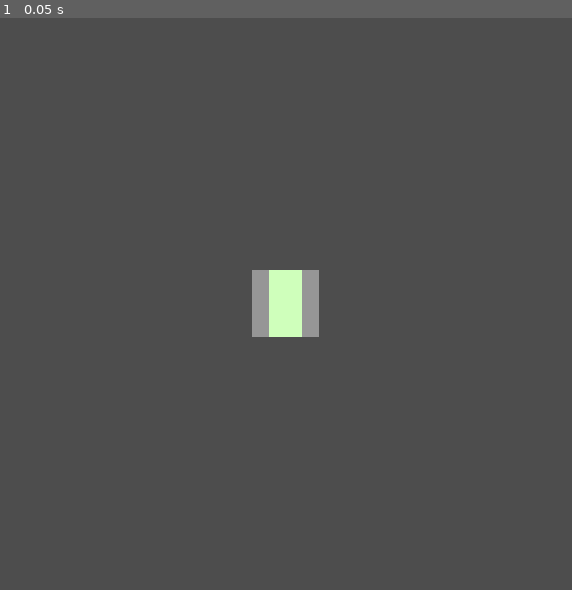
Above: before the commit, frame 1.
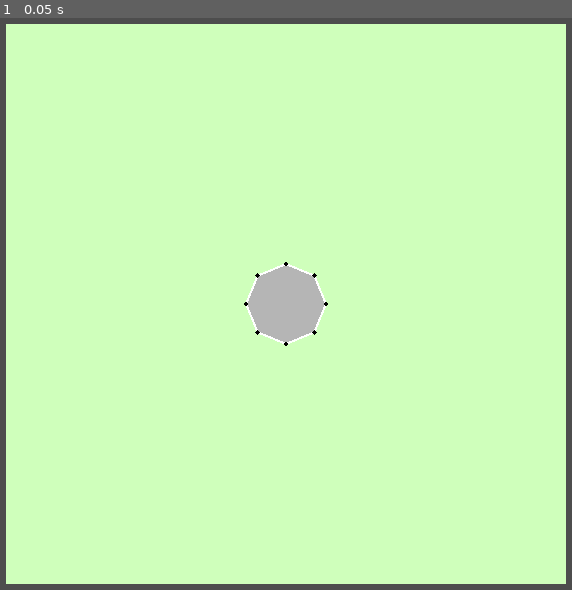
Above: after the commit, the same moment.

Repository: Pe3Hu/rangi
Game: Godot game, scene res://scene/Game.tscn
Two runs of this game, one before a commit and one after it. Both use one fixed random seed, a clock stepped at 60 frames per second and the inputs below.
Inputs:
- Up to frame 1 (0.05 s): no input

The runs differ from the first frame. In frame 1, 96% of the frame differs, in the area x 1-99%, y 1-99%.
Error before the commit: Invalid access to property or key 'continent' on a base object of type 'Dictionary'. (res://scene/10/sequoia.gd:9)

Commit message:
update version 0.0032
1. Development of set_forest_based_on_glade function has begun

Diff:
--- a/scene/10/forest.gd
+++ b/scene/10/forest.gd
@@ -7,99 +7,23 @@
 func set_parent(parent_) -> void:
 	parent = parent_
 	set_vertexs()
-	update_label_based_on_index()
+	#update_color_based_on_forest_ring()
 
 
 func set_vertexs() -> void:
 	var vertexs = []
 
-	for pilier in parent.dict.pilier:
-		var vertex = pilier.scene.myself.position
-		parent.vec.center += vertex
+	for sequoia in parent.arr.sequoia:
+		var vertex = sequoia.scene.myself.position
 		vertexs.append(vertex)
 
-	parent.vec.center /= vertexs.size()
-	parent.vec.center -= Global.vec.size.node.spielkarte * 0.33
-	parent.vec.center.x -= 8
 	set_polygon(vertexs)
 
 
-func paint_black() -> void:
-	set_color(Color.GRAY)
-	update_color_based_on_cluster_breath()
-
-
-func update_color_based_on_cluster_ring() -> void:
-	if parent.obj.cluster.num.ring != null:
-		var max_h = 360.0
-		var h = float(parent.obj.cluster.num.ring) / Global.num.size.cluster.ring
-		var s = 0.25
-		var v = 1
-		var color_ = Color.from_hsv(h, s, v)
-		set_color(color_)
-	else:
-		paint_black()
-
-
-func update_color_based_on_cluster_breath() -> void:
+func update_color_based_on_forest_ring() -> void:
 	var max_h = 360.0
-	var h = 0
-	var s = 0.0
-	var v = float(parent.obj.cluster.num.breath) / Global.num.size.cluster.breath
-	var color_ = Color.from_hsv(h, s, v)
-	set_color(color_)
-
-
-func update_color_based_on_cluster() -> void:
-	var max_h = 360.0
-	var size = Global.num.size.continent
-	var index = size.cluster * parent.obj.cluster.vec.grid.y + parent.obj.cluster.vec.grid.x
-	var h = float(index) / (size.cluster * size.cluster)#* Global.num.size.terres.n)
+	var h = float(parent.num.ring) / Global.num.size.sanctuary.ring
 	var s = 0.25
 	var v = 1
 	var color_ = Color.from_hsv(h, s, v)
 	set_color(color_)
-
-
-func recolor_based_on_compartment(compartment_: Classes_8.Compartment) -> void:
-	var color_ = compartment_.color.bg
-
-	if compartment_.word.type.current == "gateway":
-		color_ = compartment_.obj.schematic.obj.tool.obj.design.obj.branch.obj.badge.color.bg
-
-	set_color(color_)
-
-
-func update_color_based_on_terrain() -> void:
-	var max_h = 360.0
-	var s = 0.25
-	var v = 1
-	var h = 0
-
-	match parent.word.terrain:
-		"jungle":
-			h = 210/max_h#120/max_h
-		"mountain":
-			h = 0/max_h#60/max_h
-		null:
-			return
-
-	print(parent,parent.word.terrain)
-	var color_ = Color.from_hsv(h, s, v)
-	set_color(color_)
-
-
-func update_label_based_on_index() -> void:
-	var index = Global.num.size.continent.col * parent.vec.grid.y + parent.vec.grid.x
-	$Label.position = parent.vec.center
-	$Label.text = str(index)
-
-
-func update_label_based_on_mastery() -> void:
-	var mastery = parent.obj.compartment.num.mastery
-	$Label.position = parent.vec.center
-	$Label.text = str(mastery)
-
-
-func hide_label() -> void:
-	$Label.visible = false
--- a/scene/10/forest.tscn
+++ b/scene/10/forest.tscn
@@ -4,9 +4,11 @@
 [ext_resource type="FontFile" uid="uid://vmn50n25lcld" path="res://asset/font/Marlboro.ttf" id="2_ndb2h"]
 
 [node name="Forest" type="Polygon2D"]
+color = Color(0.709804, 0.709804, 0.709804, 1)
 script = ExtResource("1_oktw0")
 
 [node name="Label" type="Label" parent="."]
+visible = false
 anchors_preset = 8
 anchor_left = 0.5
 anchor_top = 0.5
--- a/scene/10/glade.gd
+++ b/scene/10/glade.gd
@@ -10,24 +10,6 @@
 
 
 func set_vertexs() -> void:
-	for pilier in parent.arr.pilier:
-		var point = pilier.scene.myself.position
+	for sequoia in parent.arr.sequoia:
+		var point = sequoia.scene.myself.position
 		add_point(point)
-
-
-func update_color_by_terrain() -> void:
-	var max_h = 360.0
-	var s = 0.75
-	var v = 1
-	var h = 0
-
-	match parent.word.terrain:
-		"jungle":
-			h = 210/max_h#120/max_h
-		"mountain":
-			h = 0/max_h#60/max_h
-		null:
-			return
-
-	print(parent.word.terrain)
-	default_color = Color.from_hsv(h,s,v)
--- a/scene/10/glade.tscn
+++ b/scene/10/glade.tscn
@@ -4,5 +4,4 @@
 
 [node name="Glade" type="Line2D"]
 width = 2.0
-default_color = Color(0, 0, 0, 1)
 script = ExtResource("1_47ssk")
--- a/scene/10/sanctuary.gd
+++ b/scene/10/sanctuary.gd
@@ -10,4 +10,5 @@
 
 
 func update_rec_size() -> void:
-	custom_minimum_size = Vector2(Global.vec.size.node.spielkarte)
+	custom_minimum_size = Vector2(Global.vec.size.node.sanctuary)
+	parent.vec.offset = custom_minimum_size * 0.5
--- a/scene/10/sanctuary.tscn
+++ b/scene/10/sanctuary.tscn
@@ -3,12 +3,27 @@
 [ext_resource type="Script" path="res://scene/10/sanctuary.gd" id="1_reyk5"]
 
 [node name="Sanctuary" type="MarginContainer"]
-offset_right = 40.0
-offset_bottom = 40.0
+anchors_preset = 8
+anchor_left = 0.5
+anchor_top = 0.5
+anchor_right = 0.5
+anchor_bottom = 0.5
+offset_left = -20.0
+offset_top = -20.0
+offset_right = 20.0
+offset_bottom = 20.0
+grow_horizontal = 2
+grow_vertical = 2
+size_flags_horizontal = 6
+size_flags_vertical = 4
 script = ExtResource("1_reyk5")
 
 [node name="BG" type="ColorRect" parent="."]
 layout_mode = 2
 color = Color(0.811765, 1, 0.733333, 1)
 
+[node name="Forest" type="Node2D" parent="."]
+
+[node name="Glade" type="Node2D" parent="."]
+
 [node name="Sequoia" type="Node2D" parent="."]
--- a/scene/10/sequoia.gd
+++ b/scene/10/sequoia.gd
@@ -6,7 +6,7 @@
 
 func set_parent(parent_) -> void:
 	parent = parent_
-	position = parent.vec.position + parent.obj.continent.vec.offset
+	position = parent.vec.position + parent.obj.sanctuary.vec.offset
 	set_vertexs()
 
 
--- a/script/Classes_10.gd
+++ b/script/Classes_10.gd
@@ -6,6 +6,8 @@
 	var arr = {}
 	var num = {}
 	var obj = {}
+	var vec = {}
+	var dict = {}
 	var scene = {}
 
 
@@ -14,6 +16,7 @@
 		obj.planet = input_.planet
 		init_scene()
 		init_center()
+		set_following_forest_rings()
 
 
 	func init_scene() -> void:
@@ -24,49 +27,139 @@
 
 
 	func init_center() -> void:
-		arr.sequoia = [[]]
+		arr.glade = []
+		dict.sequoia = {}
+		dict.forest = {}
+		dict.sequoia[num.ring] = []
+		dict.forest[num.ring] = []
 		var angle = {}
 		angle.step = PI * 2 / Global.num.size.forest.n
+		vec.center = Vector2()
 
 		for _i in Global.num.size.forest.n:
 			angle.current = angle.step * _i
 			var input = {}
 			input.sanctuary = self
 			input.position = Vector2().from_angle(angle.current) * Global.num.size.forest.a
+			vec.center += input.position
 			input.ring = num.ring
 			var sequoia = Classes_10.Sequoia.new(input)
-			arr.sequoia[num.ring].append(sequoia)
+			dict.sequoia[num.ring].append(sequoia)
+
+		vec.center /= dict.sequoia[num.ring].size()
+		var input = {}
+		input.sanctuary = self
+		input.sequoias = dict.sequoia[num.ring]
+		input.ring = num.ring
+		var forest = Classes_10.Forest.new(input)
+		dict.forest[num.ring].append(forest)
+
+
+	func set_following_forest_rings() -> void:
+		while num.ring < Global.num.size.sanctuary.ring:
+			set_next_ring()
+
+
+	func set_next_ring() -> void:
+		var glades = []
+
+		for glade in arr.glade:
+			if glade.num.ring == float(num.ring):
+				glades.append(glade)
+
+		num.ring += 1
+		print(glades.size())
+
+		for glade in glades:
+			set_forest_based_on_glade(glade)
+
+
+	func set_forest_based_on_glade(glade_: Glade) -> void:
+		pass
+
 
 #Лес forest
 class Forest:
+	var arr = {}
+	var num = {}
 	var obj = {}
 	var scene = {}
 
 
 	func _init(input_: Dictionary) -> void:
+		arr.sequoia = []
+		arr.sequoia.append_array(input_.sequoias)
 		obj.sanctuary = input_.sanctuary
-		#init_scene()
+		num.ring = input_.ring
+		init_scene()
+		init_glades()
 
 
 	func init_scene() -> void:
 		scene.myself = Global.scene.forest.instantiate()
 		scene.myself.set_parent(self)
+		obj.sanctuary.scene.myself.get_node("Forest").add_child(scene.myself)
+
+
+	func init_glades() -> void:
+		arr.glade = []
+
+		for _i in arr.sequoia.size():
+			var _j = (_i + 1) % arr.sequoia.size()
+
+			if !arr.sequoia[_i].dict.neighbor.has(arr.sequoia[_j]):
+				var input = {}
+				input.sequoias = []
+				input.sequoias.append(arr.sequoia[_i])
+				input.sequoias.append(arr.sequoia[_j])
+				input.sanctuary = obj.sanctuary
+				var glade = Classes_10.Glade.new(input)
+				obj.sanctuary.arr.glade.append(glade)
+				arr.glade.append(glade)
 
 
 #Поляна glade
 class Glade:
+	var arr = {}
+	var num = {}
 	var obj = {}
 	var scene = {}
 
 
 	func _init(input_: Dictionary) -> void:
+		arr.sequoia = []
+		arr.sequoia.append_array(input_.sequoias)
 		obj.sanctuary = input_.sanctuary
-		#init_scene()
+		update_sequoia_neighbors()
+		set_ring()
+		init_scene()
 
 
 	func init_scene() -> void:
 		scene.myself = Global.scene.glade.instantiate()
 		scene.myself.set_parent(self)
+		obj.sanctuary.scene.myself.get_node("Glade").add_child(scene.myself)
+
+
+	func update_sequoia_neighbors() -> void:
+#		if !obj.sanctuary.dict.glade.has(arr.sequoia.front()):
+#			obj.sanctuary.dict.glade[arr.sequoia.front()] = {}
+#
+#		if !obj.sanctuary.dict.glade.has(arr.sequoia.back()):
+#			obj.sanctuary.dict.glade[arr.sequoia.back()] = {}
+#
+#		obj.sanctuary.dict.glade[arr.sequoia.front()][arr.sequoia.back()] = self
+#		obj.sanctuary.dict.glade[arr.sequoia.back()][arr.sequoia.front()] = self
+		arr.sequoia.front().dict.neighbor[arr.sequoia.back()] = self
+		arr.sequoia.back().dict.neighbor[arr.sequoia.front()] = self
+
+
+
+	func set_ring() -> void:
+		num.ring = float(min(arr.sequoia.front().num.ring, arr.sequoia.back().num.ring))
+
+		if arr.sequoia.front().num.ring != arr.sequoia.back().num.ring:
+			num.ring += 0.5
 
 
 #Секвойя sequoia
@@ -88,5 +181,5 @@
 
 	func init_scene() -> void:
 		scene.myself = Global.scene.sequoia.instantiate()
+		scene.myself.set_parent(self)
 		obj.sanctuary.scene.myself.get_node("Sequoia").add_child(scene.myself)
-		scene.myself.set_parent(self)
--- a/script/Global.gd
+++ b/script/Global.gd
@@ -54,9 +54,6 @@
 	num.separation.croupier = 5
 	num.separation.spielkarte = 5
 
-	num.sanctuary = {}
-	num.sanctuary.ring = 2
-
 	num.spielkarte = {}
 
 	num.size = {}
@@ -81,16 +78,18 @@
 	num.size.continent.col = num.size.continent.cluster * num.size.cluster.n
 	num.size.continent.row = num.size.continent.col
 
+
+	num.size.sanctuary = {}
+	num.size.sanctuary.ring = 2
+
+	num.size.forest = {}
+	num.size.forest.n = 8
+	num.size.forest.a = 40
+
 	num.size.sequoia = {}
 	num.size.sequoia.a = 18
 	num.size.sequoia.d = num.size.sequoia.a * 2
 	num.size.sequoia.r = num.size.sequoia.a * sqrt(2)
-
-	num.size.forest = {}
-	num.size.forest.n = 8
-	num.size.forest.a = 40
-	num.size.forest.d = num.size.sequoia.a * 2
-	num.size.forest.r = num.size.sequoia.a * sqrt(2)
 
 
 func init_dict() -> void:
@@ -529,6 +528,7 @@
 
 	vec.size.node = {}
 	vec.size.node.spielkarte = Vector2.ONE * num.size.spielkarte.r * 2
+	vec.size.node.sanctuary = Vector2.ONE * 560
 
 
 func init_scene() -> void:
